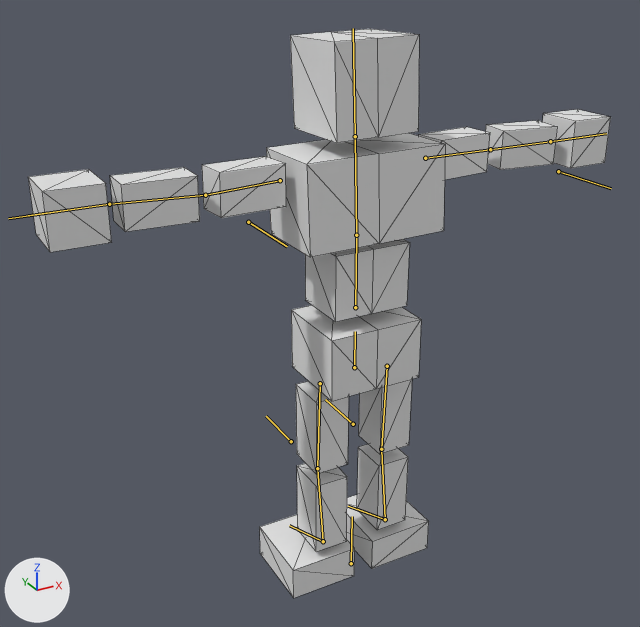
Before and after pictures for a commit that changed the glTF model BrowserGame/public/models/animateblend2.glb.
One viewpoint serves both versions: a 50 mm lens placed at (-10.13, -16.65, 11.14), pointed at (-0.41, 1.02, 2.3). The lights are fixed; the arrows at lower left show +X, +Y and +Z. Both versions are drawn at frame 4 of the action 'chest.walk'; the numbers are the values there. The bones that bend it are drawn over the model as lines. Mesh edges are drawn as thin lines.

The first picture shows '立方体'.
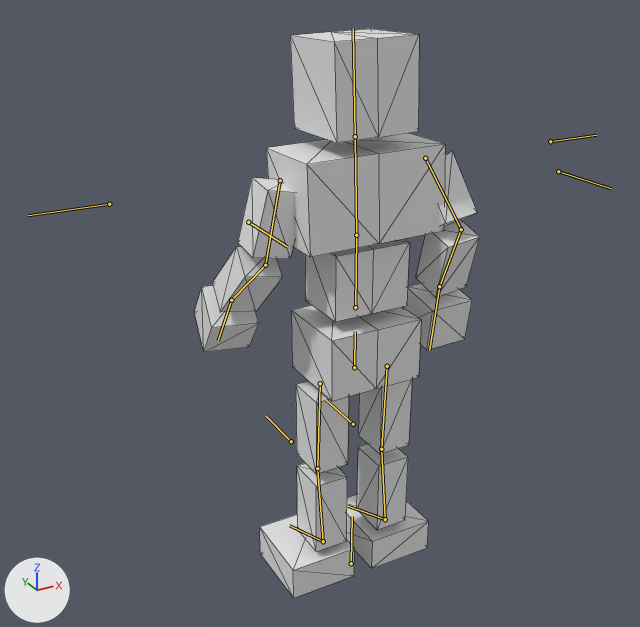
Edits to the scene script, one JSON object a line:
```json
{"block": "bone_upper_arm_r", "where": "bone_upper_arm_r = bpy.data.objects['アーマチュア'].pose.bones['upper arm.R']  # child of 'chest'"}
{"op": "set", "path": "bone_upper_arm_r.rotation_quaternion", "old": "(0.999, 0.048, -0.014, -0.013)", "new": "(0.78, -0.043, 0.013, 0.624)", "note": "degrees (5, -1, -2) -> degrees (-3, 4, 77)"}
{"block": "bone_forearm_r", "where": "bone_forearm_r = bpy.data.objects['アーマチュア'].pose.bones['forearm.R']  # child of 'upper arm.R'"}
{"op": "set", "path": "bone_forearm_r.rotation_quaternion", "old": "(0.999, -0.05, 0.0, 0.001)", "new": "(0.96, -0.281, 0.0, 0.006)", "note": "degrees (-6, 0, 0) -> degrees (-33, 0, 1)"}
{"block": "bone_hand_r", "where": "bone_hand_r = bpy.data.objects['アーマチュア'].pose.bones['hand.R']  # child of 'forearm.R'"}
{"op": "set", "path": "bone_hand_r.rotation_quaternion", "old": "(1.0, 0.013, -0.005, 0.004)", "new": "(0.996, 0.019, 0.011, 0.092)", "note": "degrees (1, -1, 0) -> degrees (2, 1, 11)"}
{"block": "bone_upper_arm_l", "where": "bone_upper_arm_l = bpy.data.objects['アーマチュア'].pose.bones['upper arm.L']  # child of 'chest'"}
{"op": "set", "path": "bone_upper_arm_l.rotation_quaternion", "old": "(0.997, -0.067, 0.019, -0.017)", "new": "(0.716, 0.178, -0.28, -0.614)", "note": "degrees (-8, 2, -2) -> degrees (37, -10, -85)"}
{"block": "bone_forearm_l", "where": "bone_forearm_l = bpy.data.objects['アーマチュア'].pose.bones['forearm.L']  # child of 'upper arm.L'"}
{"op": "set", "path": "bone_forearm_l.rotation_quaternion", "old": "(0.993, 0.116, 0.0, 0.002)", "new": "(0.897, -0.442, 0.0, -0.009)", "note": "degrees (13, 0, 0) -> degrees (-52, 0, -1)"}
{"block": "bone_hand_l", "where": "bone_hand_l = bpy.data.objects['アーマチュア'].pose.bones['hand.L']  # child of 'forearm.L'"}
{"op": "set", "path": "bone_hand_l.rotation_quaternion", "old": "(0.998, -0.06, -0.002, 0.004)", "new": "(0.997, 0.074, 0.032, -0.023)", "note": "degrees (-7, 0, 0) -> degrees (8, 4, -2)"}
```

Where the change shows, as pixel boxes [x1, y1, x2, y2] in the pictures (640 x 627 px):
```json
{"object": "立方体", "change": "posed", "before": [28, 29, 611, 598], "after": [194, 29, 480, 598], "on screen": "51% narrower"}
{"bone": "upper arm.R", "before": "(280, 180) to (205, 195)", "after": "(280, 180) to (265, 265)"}
{"bone": "forearm.R", "before": "(205, 195) to (109, 204)", "after": "(265, 265) to (231, 300)"}
{"bone": "hand.R", "before": "(109, 204) to (8, 218)", "after": "(231, 300) to (218, 340)"}
{"bone": "upper arm.L", "before": "(425, 158) to (490, 149)", "after": "(425, 158) to (461, 229)"}
{"bone": "forearm.L", "before": "(490, 149) to (550, 141)", "after": "(461, 229) to (439, 286)"}
{"bone": "hand.L", "before": "(550, 141) to (606, 133)", "after": "(439, 286) to (429, 350)"}
```
